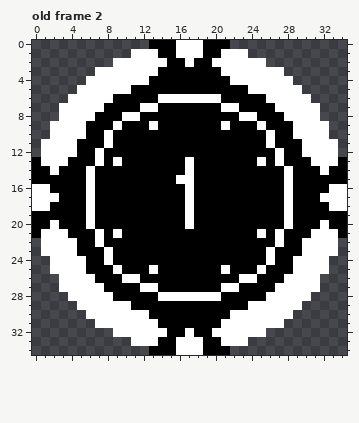
Pixel-art file, stored at ase/chip.ase. Above is the file before it was changed.
35x35 pixels, 9 frames. Shown: old frame 2.
The same view after the edit:
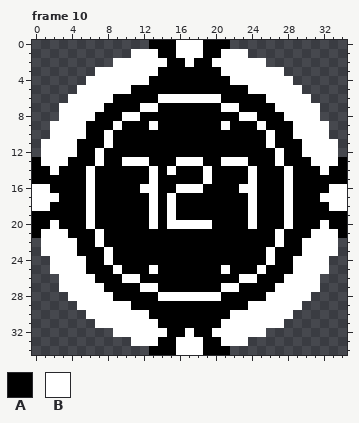
Palette (. is transparent): A #000000  B #ffffff
A new or re-ordered frame is compared with the old frame closest to it.
Diff:
frames 9 -> 10
Changed rows in their new state; - is an unchanged pixel.
Frame 10 is new; against old frame 2, layers "value", "design":
first column x 9:
13 ABBB---B-B--BBB-A
14 ----B-B-A-B----B-
15 ----B--AA-B----B-
16 ---BB--B-B----BB-
17 ----B-B-A------B-
18 ----B-B-A------B-
19 ----B-B-A------B-
20 ----B-BB-BB----B-
21 A---------------A
